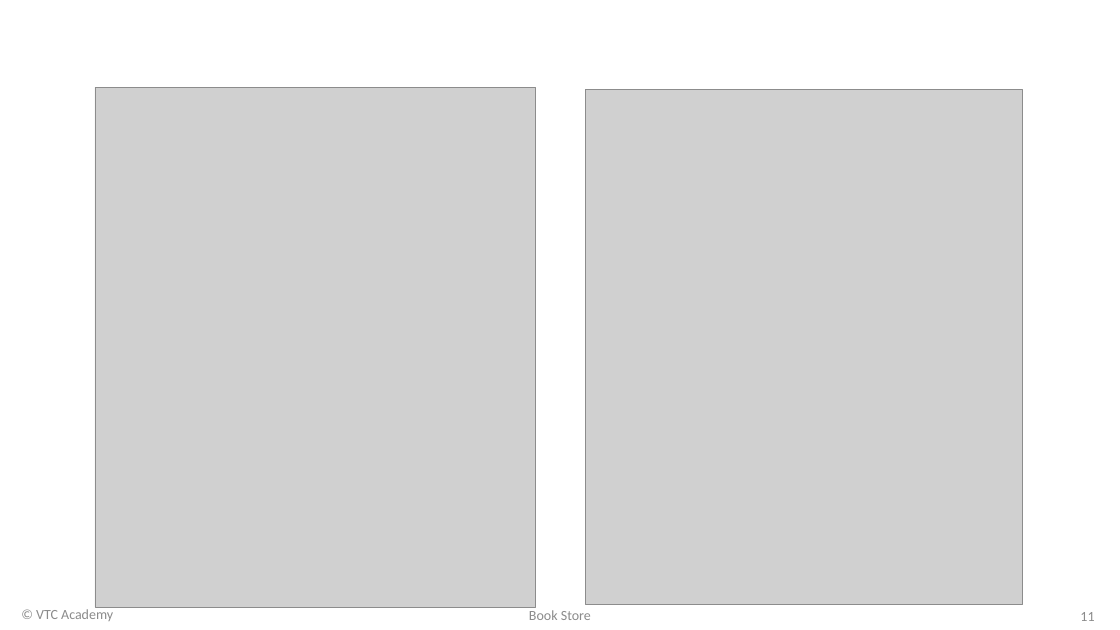
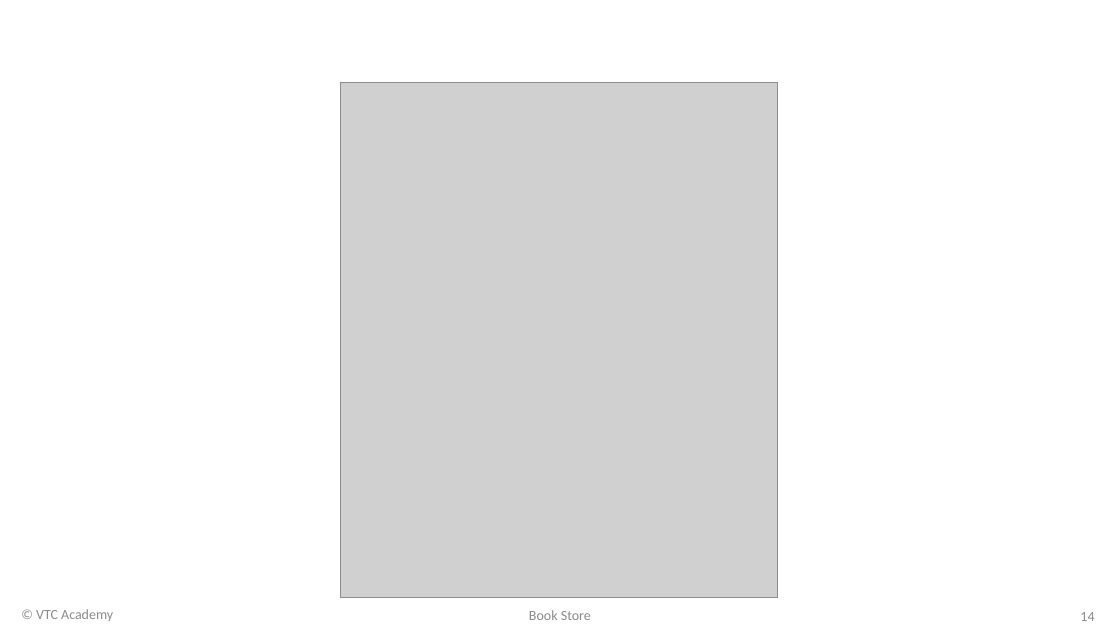
Before and after one commit to starven333/ShopProject, a slide deck: slide 14 of Project Slide.pptx (slide 11 before the commit). Drawn at 1120x630 pixels with LibreOffice and Linux fonts; fonts in the diff are those of the drawing; grey boxes stand for pictures; background and template pictures are left out. Boxes give left, top, right and bottom in pixels: in the first picture for what was removed or moved away, otherwise in the second. Text is boxed around its words. In the diff, an @@ line names an element or a change of style, - is before the commit and + after.

```diff
--- a/Project Slide.pptx
+++ b/Project Slide.pptx
@@ picture removed at (95, 87, 536, 607) @@
@@ picture: place and size @@
-picture at (586, 90, 1023, 605)
+picture at (341, 83, 778, 598)
@@ page number at (1080, 612, 1094, 621): text changed @@
-11
+14
```
Also in this commit, not shown: 4 other slides changed, 5 slides added, 12 other files.
